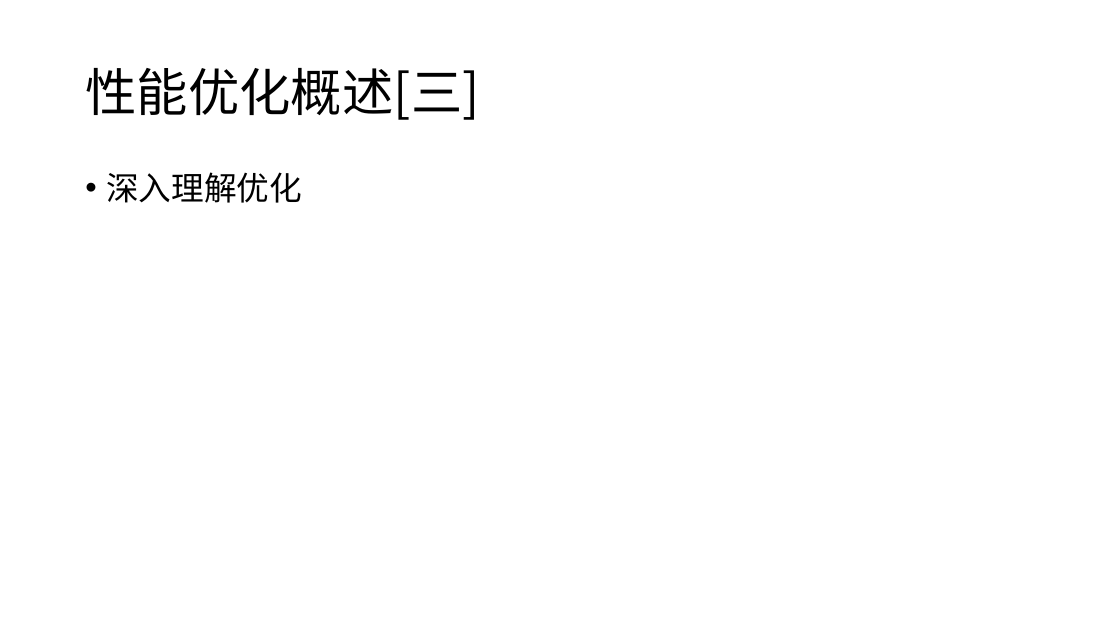
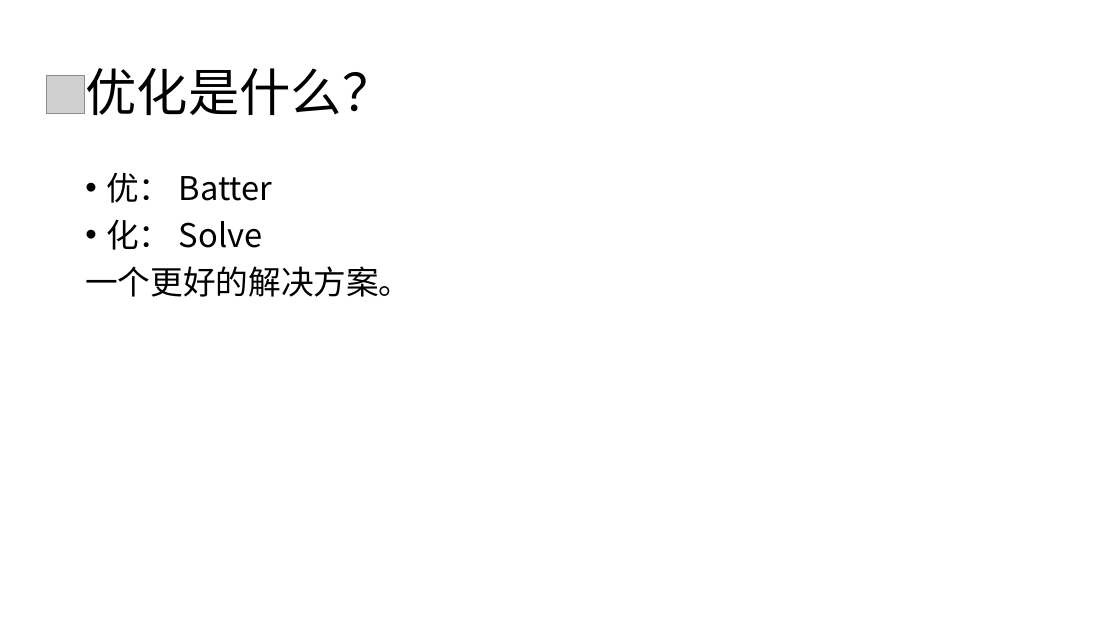
Before and after one commit to llyao/NoteOfGameDevelop, a slide deck: slide 4 of 优化.pptx. Drawn at 1120x630 pixels with LibreOffice and Linux fonts; fonts in the diff are those of the drawing; grey boxes stand for pictures. Boxes give left, top, right and bottom in pixels: in the first picture for what was removed or moved away, otherwise in the second. Text is boxed around its words. In the diff, an @@ line names an element or a change of style, - is before the commit and + after.

```diff
--- a/优化.pptx
+++ b/优化.pptx
@@ picture added at (46,75,85,113) @@
@@ title at (85,68,393,115): text changed @@
-性能优化概述[三]
+优化是什么？
@@ text at (85,172,411,297): text changed @@
-• 深入理解优化
+• 优： Batter
+• 化： Solve
+一个更好的解决方案。
```
Also in this commit, not shown: 3 other slides changed, 9 slides added.
